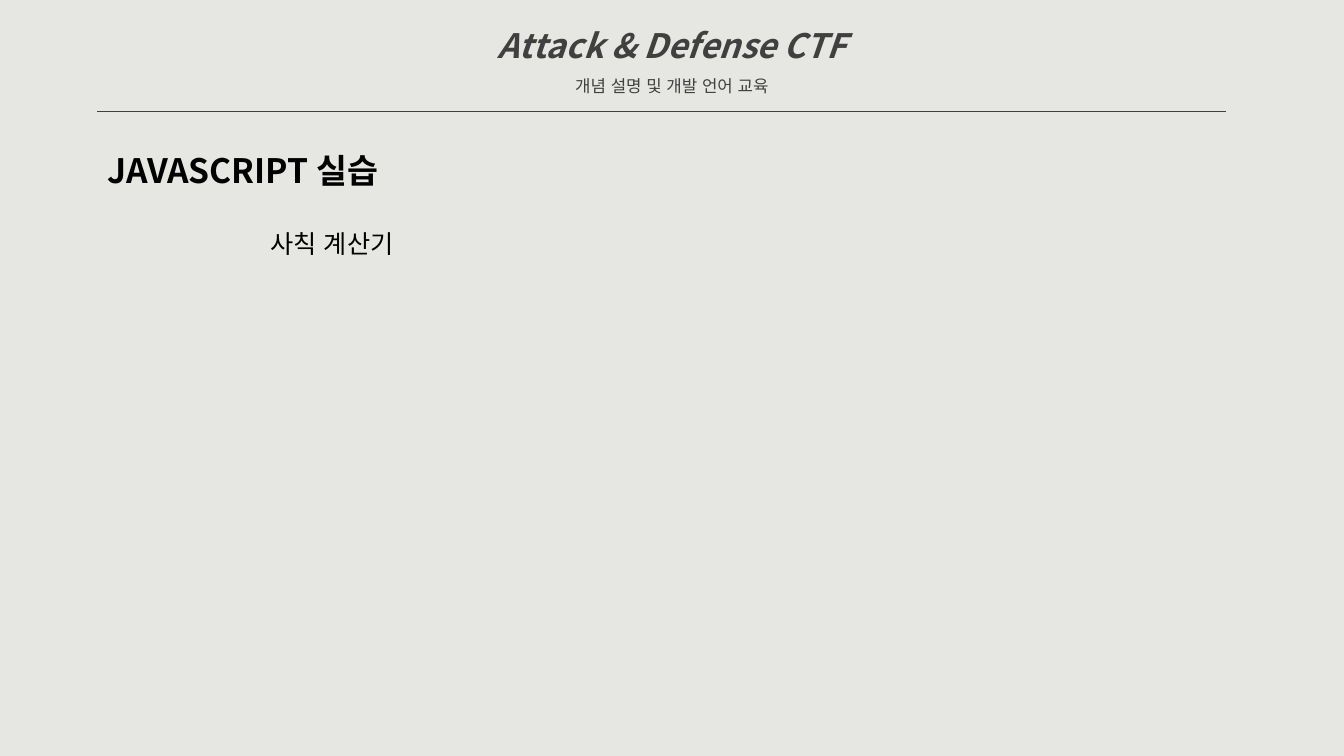
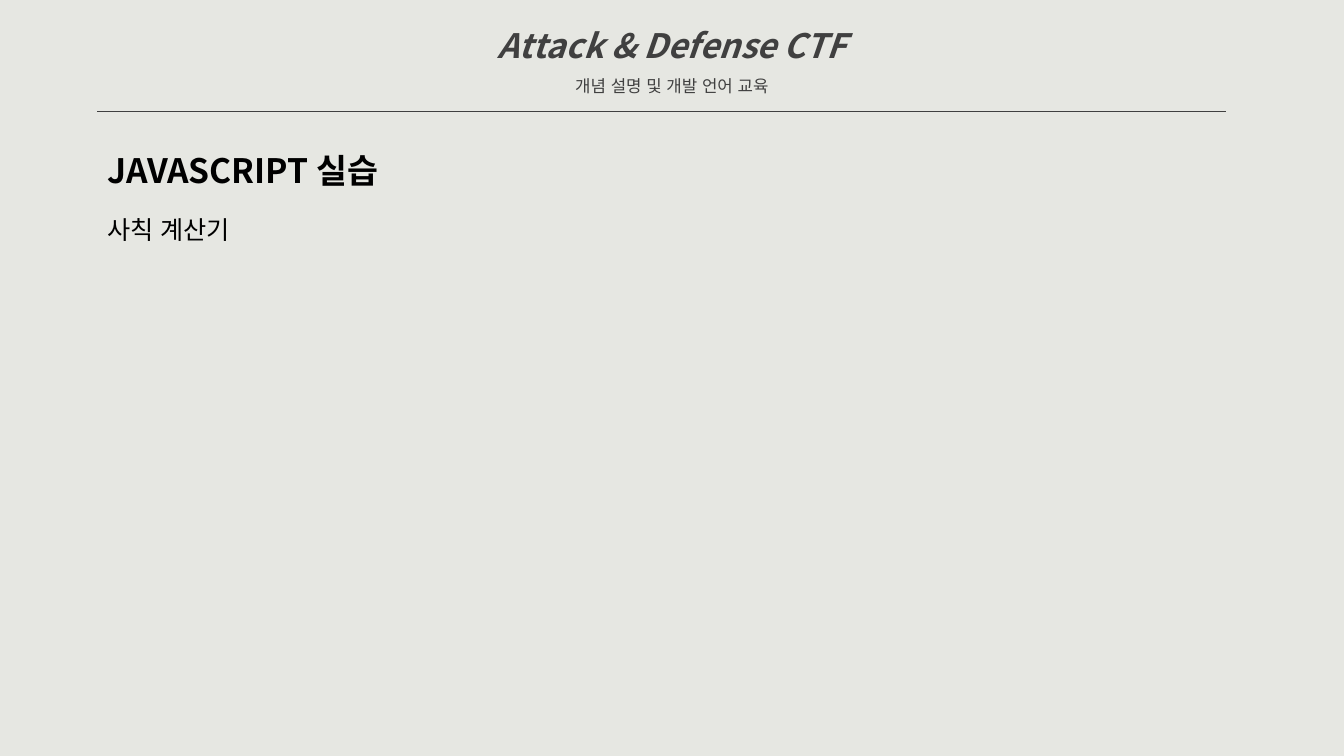
Before and after one commit to raxkson/kisec, a slide deck: slide 28 of Doc/Attack&Defense CTF-dev.pptx. Drawn at 1344x756 pixels with LibreOffice and Linux fonts; fonts in the diff are those of the drawing. Boxes give left, top, right and bottom in pixels: in the first picture for what was removed or moved away, otherwise in the second. Text is boxed around its words. In the diff, an @@ line names an element or a change of style, - is before the commit and + after.

```diff
--- a/Doc/Attack&Defense CTF-dev.pptx
+++ b/Doc/Attack&Defense CTF-dev.pptx
@@ text "사칙 계산기": place and size @@
-text "사칙 계산기" at [270, 232, 394, 255]
+text "사칙 계산기" at [107, 218, 231, 241]
```
Also in this commit, not shown: 8 other slides changed, 3 slides added, 1 slide removed, 1 other file.
